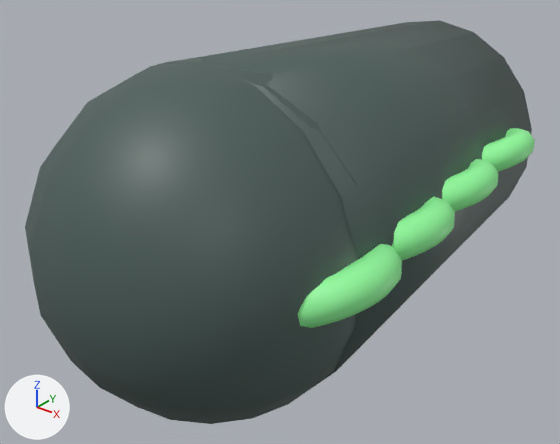
What one commit did to the glTF model godot/assets/models/creatures/kraken/seg0.glb.
Camera for both pictures: a 50 mm camera at (0.924, -0.948, 0.675) aimed at (-0.008, 0.216, -0.047). Every picture has the same lights, and +X, +Y and +Z are marked at lower left. The first picture is the older version. Vertices at exactly the same position are counted once.

Objects in the first picture: 'sucker', 'tentacle'.
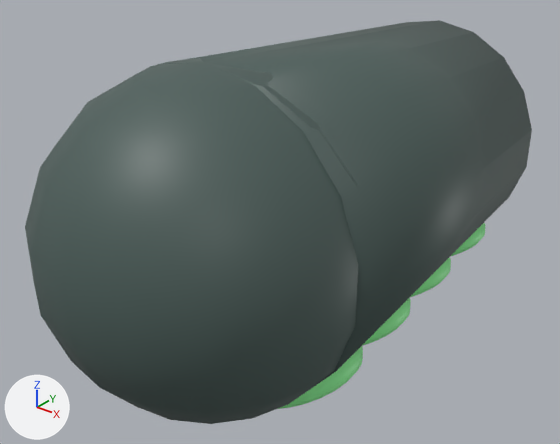
Changed parts and their boxes (x1, y1, x2, y2) in the pictures (560 x 444 px):
'sucker', moved (mostly hidden afterwards): before (298, 128, 535, 328); after (278, 223, 486, 409)

The change, as a list of edits to the scene's bpy script:
```text
Change me_sucker:
    used by ob_sucker; location = (0.0, 0.0, 0.0)
    remove me_sucker.from_pydata(...)  # 2560 vertices, 5120 faces; spans x -0.128..0.39, y -0.138..0.756, z -0.078..0.108
    add me_sucker.from_pydata(...)  # 2560 vertices, 5120 faces; spans x -0.259..0.259, y -0.031..0.862, z -0.373..-0.187
    me_sucker part 1: the whole mesh is moved by (-0.131, 0.106, -0.295)
```
